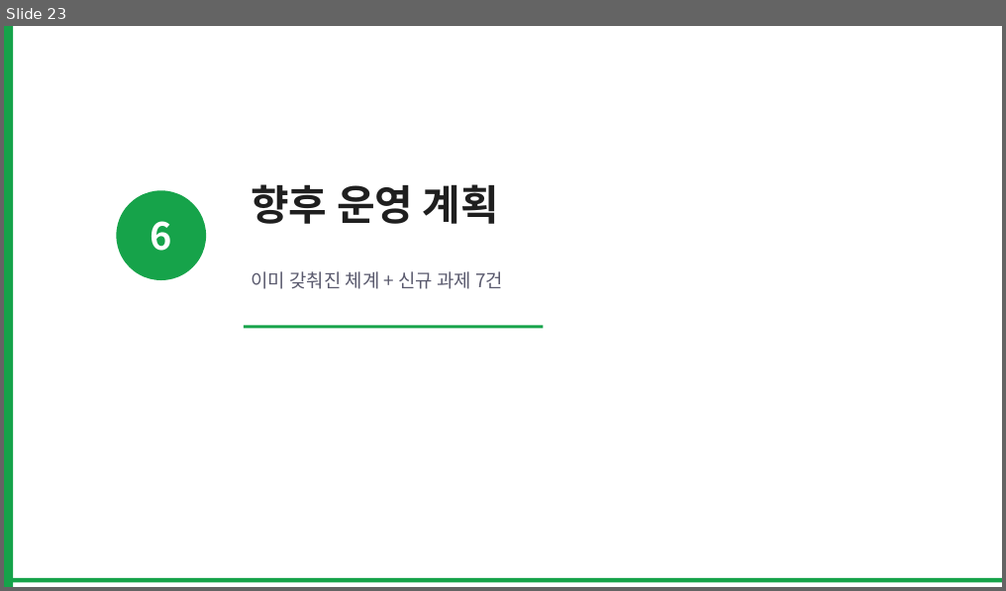
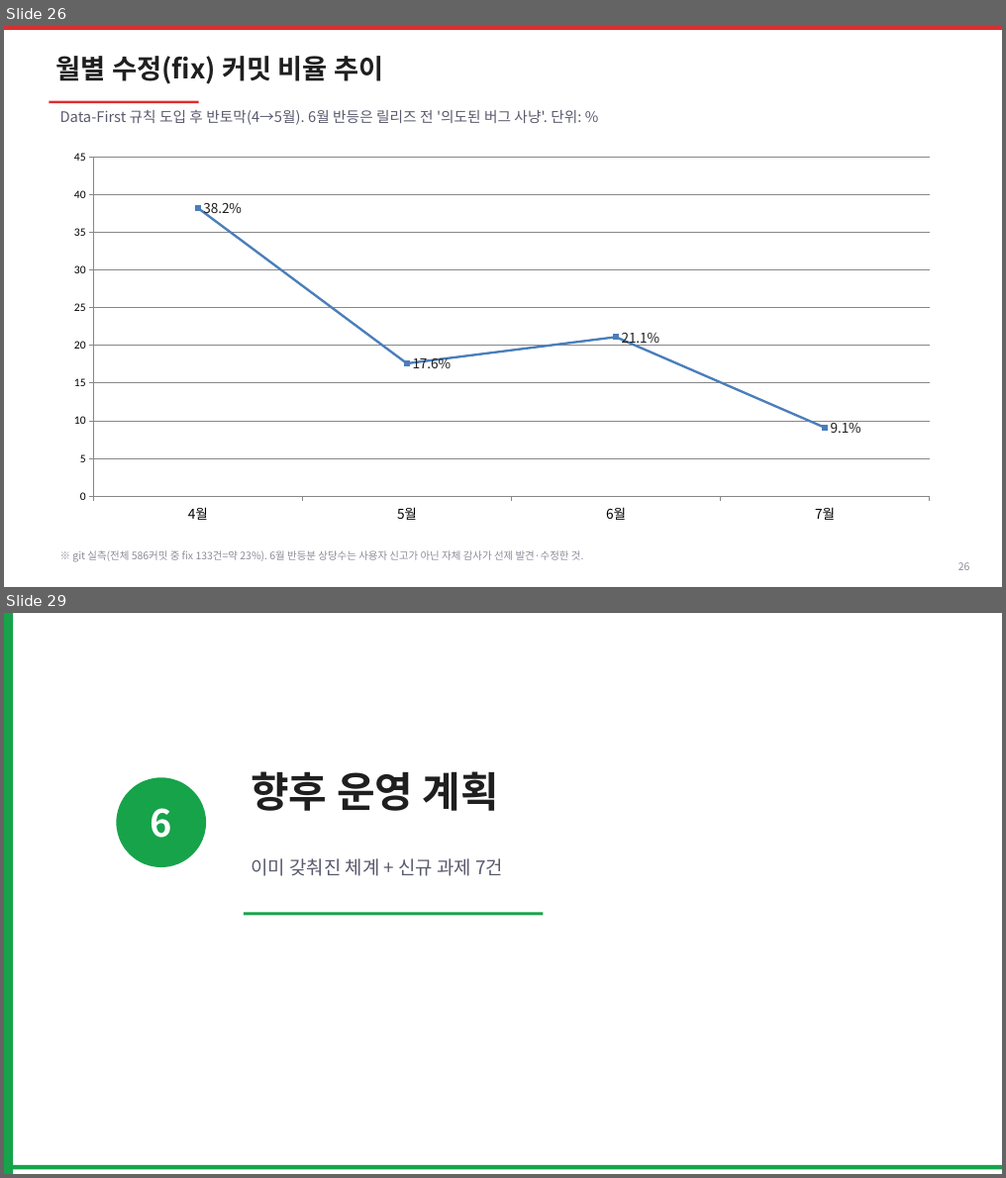
Before and after one commit to youngjaeseo-git/firstTest, a slide deck: docs/DC_Express_AI_Innovation_Report.pptx. Shown one above the other, each under a label of ours: slide 23 before the commit, slides 26 and 29 after it; the slides between them are not shown. The pictures are 1006x591 and 1006x1178 pixels, drawn with LibreOffice and Linux fonts; fonts in the diff are those of the drawing. Boxes give left, top, right and bottom in pixels: in the first picture for what was removed or moved away, otherwise in the second. Text is boxed around its words. In the diff, an @@ line names an element or a change of style, - is before the commit and + after.

```diff
--- a/docs/DC_Express_AI_Innovation_Report.pptx
+++ b/docs/DC_Express_AI_Innovation_Report.pptx
@@ slide 26 added at box(4, 26, 1002, 587), background #FFFFFF @@
@@ rectangle added at box(4, 26, 1002, 30), fill #DC2E2E @@
@@ text added at box(56, 56, 383, 84), 26 pt, text #1F1F1F, bold @@
+월별 수정(fix) 커밋 비율 추이
@@ rectangle added at box(49, 101, 199, 104), fill #DC2E2E @@
@@ text added at box(60, 110, 581, 125), 14 pt, text #5A5A6E @@
+Data-First 규칙 도입 후 반토막(4→5월). 6월 반등은 릴리즈 전 '의도된 버그 사냥'. 단위: %
@@ line chart added at box(56, 142, 947, 531) @@
+categories: 4월, 5월, 6월, 7월
+Series 1: 38, 18, 21, 9
@@ text added at box(72, 551, 584, 563), 10 pt, text #8C8C9A @@
+※ git 실측(전체 586커밋 중 fix 133건=약 23%). 6월 반등분 상당수는 사용자 신고가 아닌 자체 감사가 선제 발견·수정한 것.
@@ text added at box(958, 563, 970, 570), 10 pt, text #8C8C9A @@
+26
@@ what was slide 23 is now slide 29 @@
```
Also in this commit, not shown: 12 slides changed, 5 other slides added, 2 other files.
